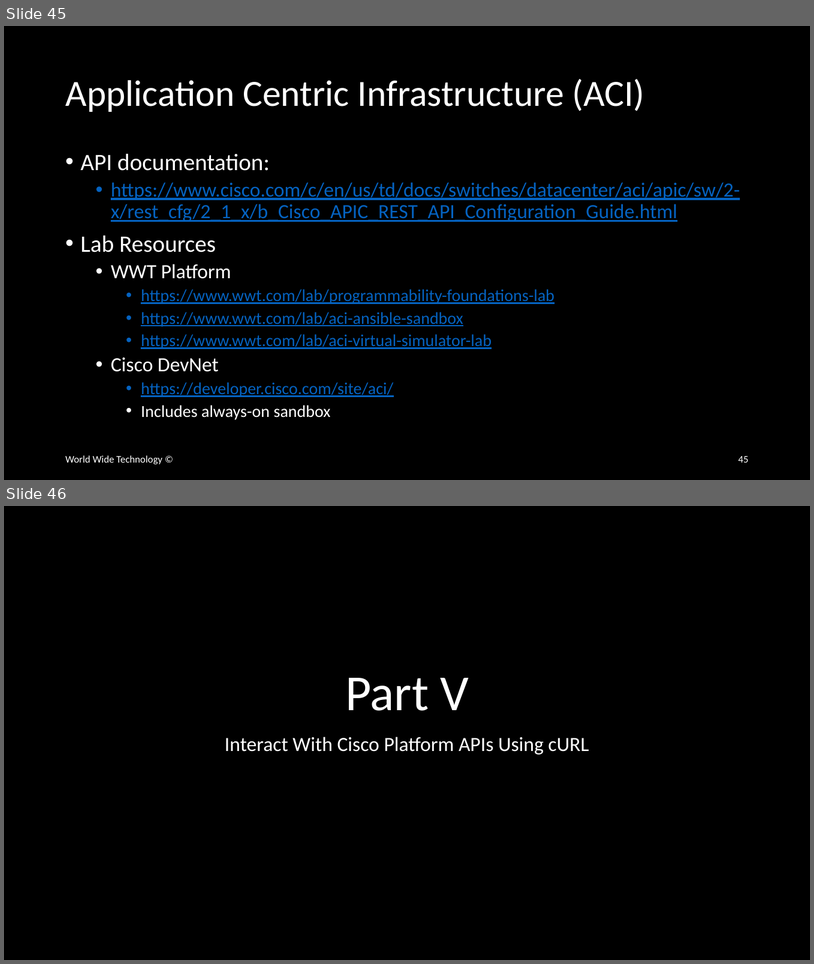
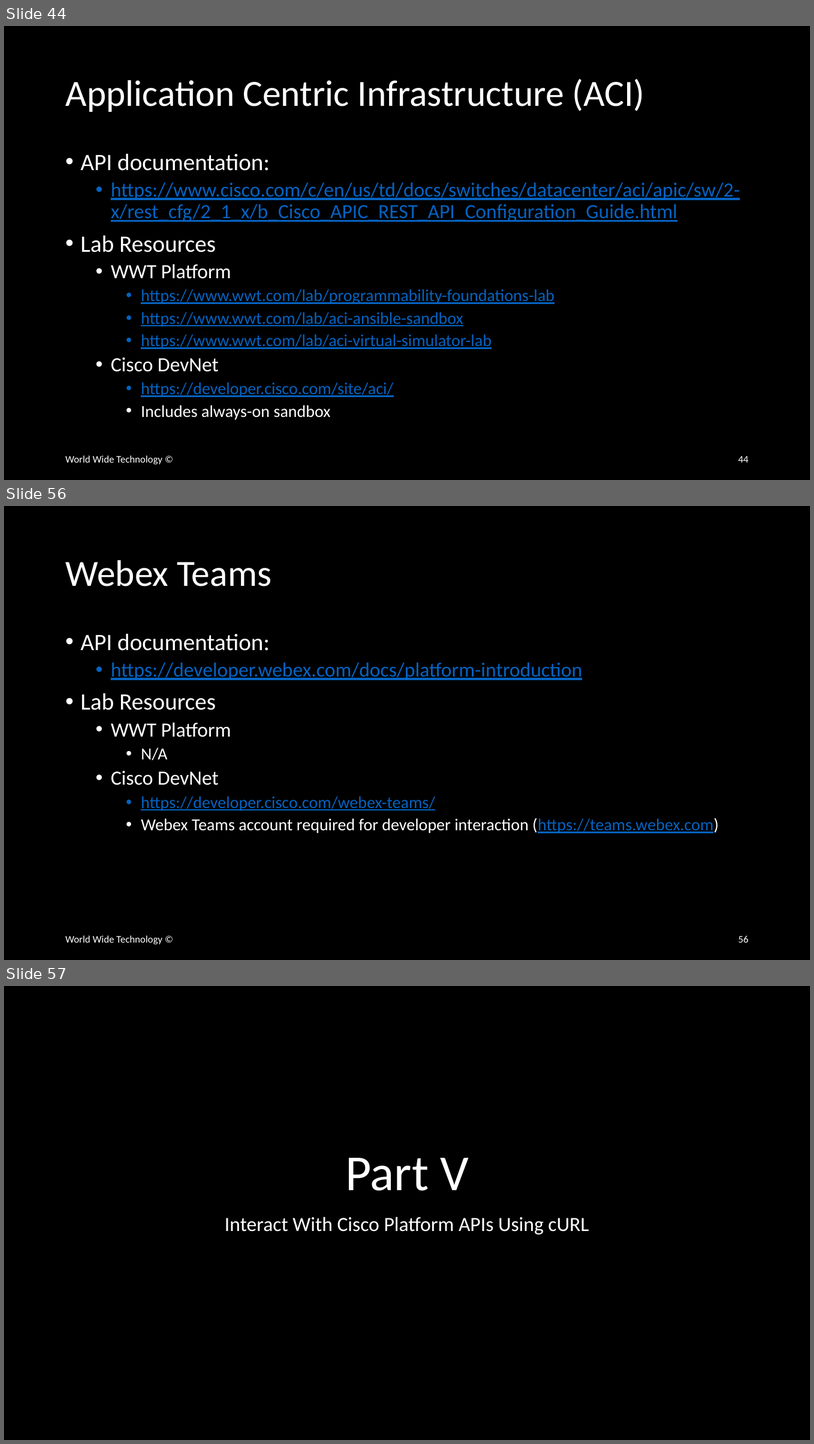
Before and after one commit to wwt/curl-requests-foundations, a slide deck: curl-requests-foundations.pptx. Shown one above the other, each under a label of ours: slides 45 and 46 before the commit, slides 44, 56 and 57 after it; the slides between them are not shown. The pictures are 814x964 and 814x1444 pixels, drawn with LibreOffice and Linux fonts; fonts in the diff are those of the drawing. Boxes give left, top, right and bottom in pixels: in the first picture for what was removed or moved away, otherwise in the second. Text is boxed around its words. In the diff, an @@ line names an element or a change of style, - is before the commit and + after.

Commit message:
Added DNAC, Meraki, Viptela, and Webex Teams slides to Platform Overview section

```diff
--- a/curl-requests-foundations.pptx
+++ b/curl-requests-foundations.pptx
@@ slide 56 added at box(4, 506, 810, 960), background #000000 @@
@@ title added at box(65, 560, 272, 586), 44 pt, text #FFFFFF @@
+Webex Teams
@@ text added at box(81, 633, 719, 833), 20 pt, text #0563C1, underline @@
+• API documentation:
+  • https://developer.webex.com/docs/platform-introduction
+• Lab Resources
+  • WWT Platform
+    • N/A
+  • Cisco DevNet
+    • https://developer.cisco.com/webex-teams/
+    • Webex Teams account required for developer interaction (https://teams.webex.com)
@@ text added at box(65, 935, 162, 944), 12 pt, text #FFFFFF @@
+World Wide Technology ©
@@ page number added at box(738, 935, 749, 942), 12 pt, text #FFFFFF @@
+56
@@ what was slide 45 is now slide 44 @@
@@ page number at box(738, 456, 749, 462): text changed @@
-45
+44
@@ what was slide 46 is now slide 57 @@
```
Also in this commit, not shown: 2 slides changed, 11 other slides added, 1 slide removed.
